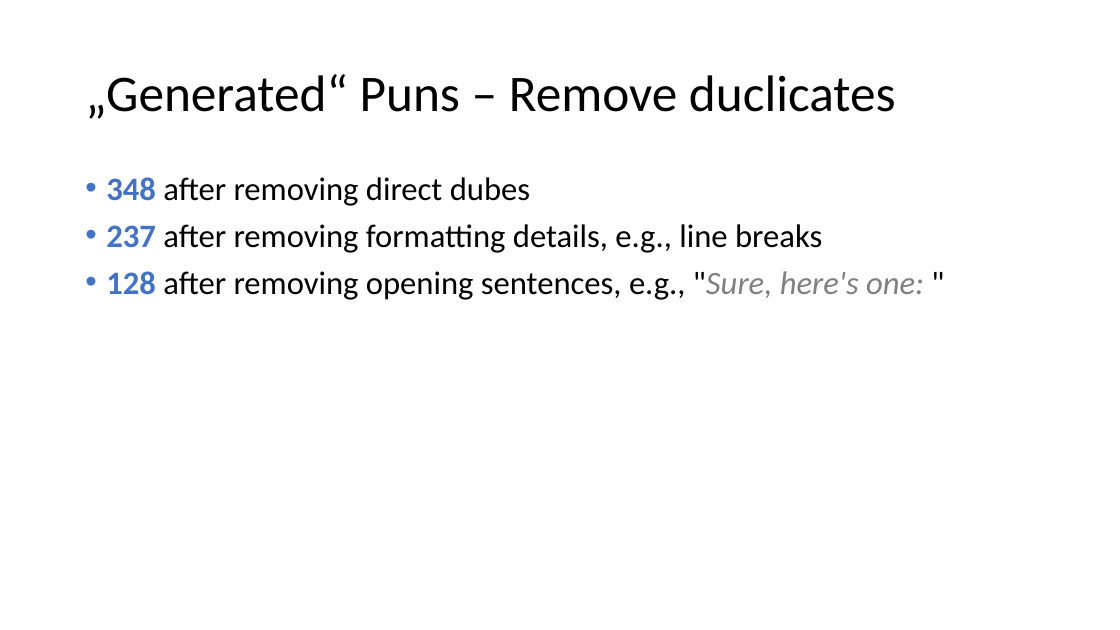
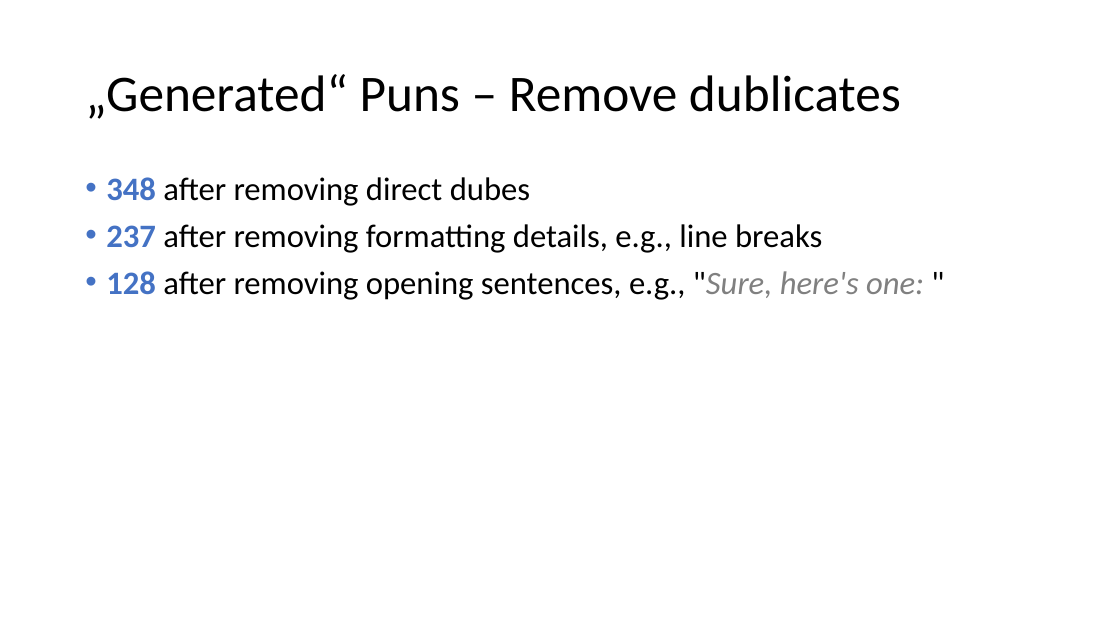
Before and after one commit to sciphie/JokeGPT, a slide deck: slide 6 of ChatGPT is fun –.pptm. Drawn at 1120x630 pixels with LibreOffice and Linux fonts; fonts in the diff are those of the drawing. Boxes give left, top, right and bottom in pixels: in the first picture for what was removed or moved away, otherwise in the second. Text is boxed around its words. In the diff, an @@ line names an element or a change of style, - is before the commit and + after.

```diff
--- a/ChatGPT is fun –.pptm
+++ b/ChatGPT is fun –.pptm
@@ title at bbox=[85, 74, 901, 119]: text changed @@
-„Generated“ Puns – Remove duclicates
+„Generated“ Puns – Remove dublicates
```
Also in this commit, not shown: 4 other slides changed, 9 slides added, 4 other files.
